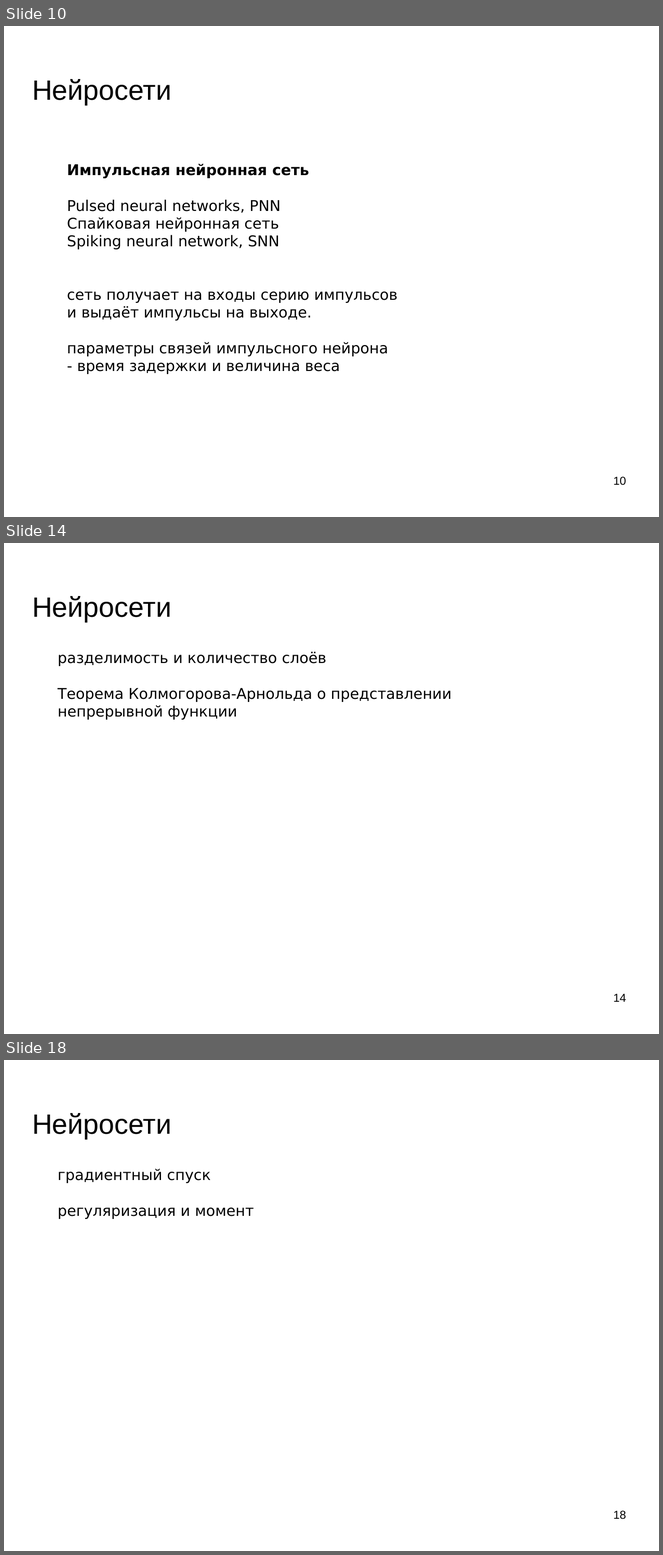
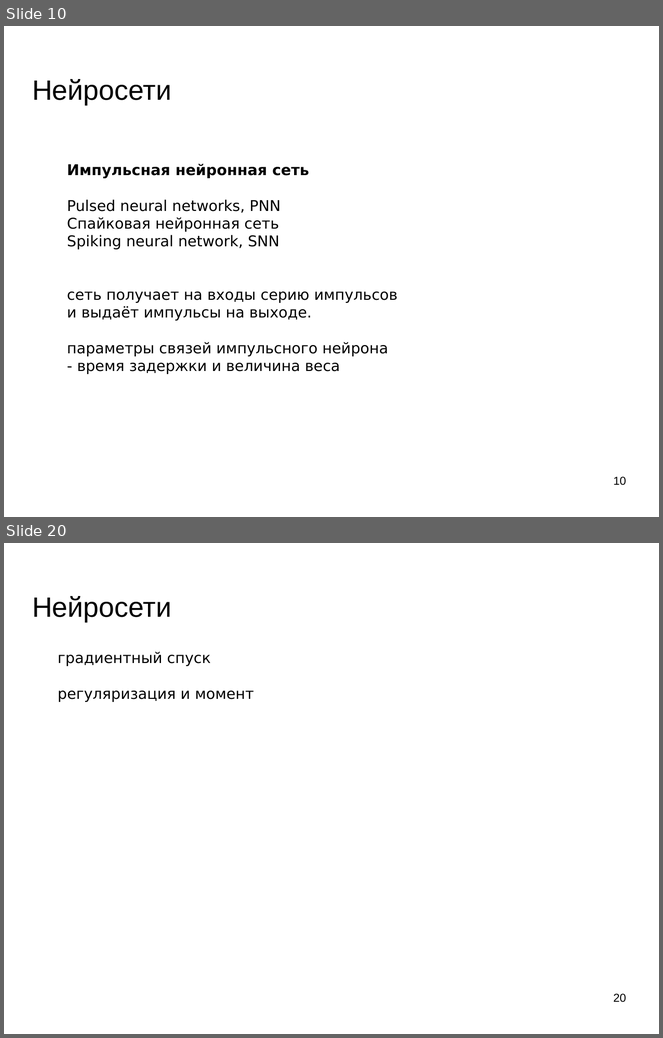
Before and after one commit to mechanoid5/ml_lectorium_legacy, a slide deck: 10-ann.odp. Shown one above the other, each under a label of ours: slides 10, 14 and 18 before the commit, slides 10 and 20 after it; the slides between them are not shown. The pictures are 663x1555 and 663x1038 pixels, drawn with LibreOffice and Linux fonts; fonts in the diff are those of the drawing; background and template pictures are left out. Boxes give left, top, right and bottom in pixels: in the first picture for what was removed or moved away, otherwise in the second. Text is boxed around its words. In the diff, an @@ line names an element or a change of style, - is before the commit and + after.

```diff
--- a/10-ann.odp
+++ b/10-ann.odp
@@ slide 14 removed at [4, 543, 659, 1034], background picture (left out) @@
@@ title removed at [32, 596, 171, 622] @@
-Нейросети
@@ text removed at [58, 652, 452, 720] @@
-разделимость и количество слоёв
-Теорема Колмогорова-Арнольда о представлении непрерывной функции
@@ page number removed at [613, 994, 626, 1002] @@
-14
@@ what was slide 18 is now slide 20 @@
@@ page number at [613, 994, 626, 1003]: text changed @@
-18
+20
```
Also in this commit, not shown: 7 slides changed, 4 slides added, 2 other slides removed.
